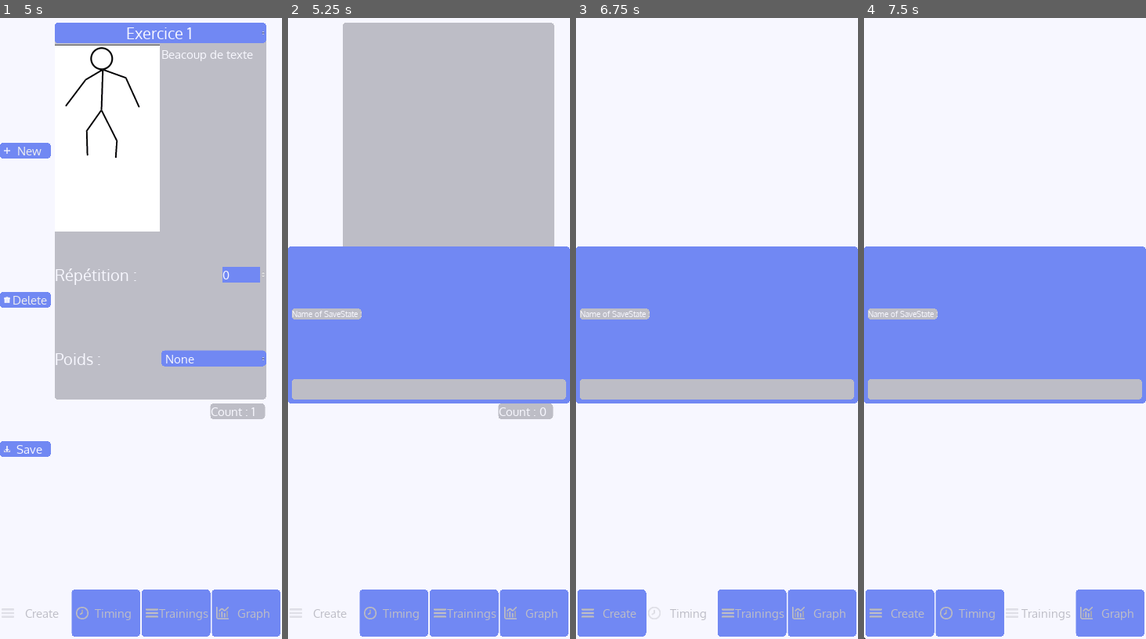
Above: before the commit, frames 1-4 (left to right).
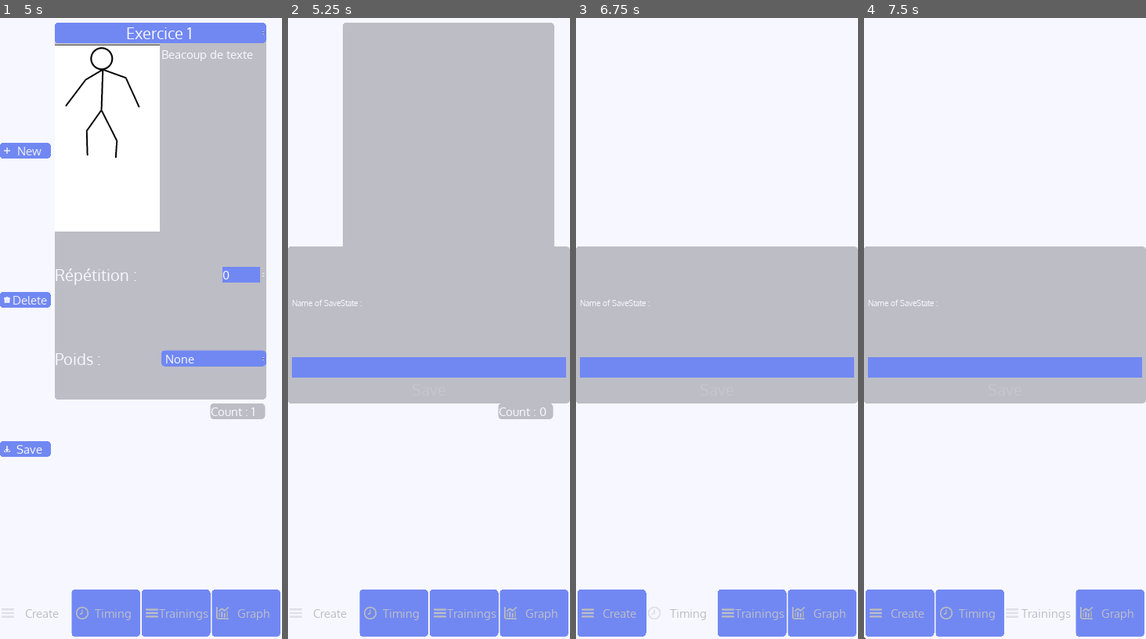
Above: after the commit, the same moments.

Repository: valexand-ulb/Muscle-App
Game: Godot game, scene res://Scenes/App.tscn
Two runs of this game, one before a commit and one after it. Both use one fixed random seed, a clock stepped at 60 frames per second and the inputs below.
Inputs:
- Up to frame 1 (5 s): click "Timing" at 0.5 s; click "Create" at 1.25 s; click "Trainings" at 2 s; click "Graph" at 2.75 s; click "Create" at 3.5 s; click "New" at 4.25 s
- Up to frame 2 (5.25 s): click "Save" at 5 s
- Up to frame 3 (6.75 s): click "New" at 5.75 s; click "Timing" at 6.5 s
- Up to frame 4 (7.5 s): click "Trainings" at 7.25 s

Frame 1 is identical in both runs. In frame 2, 19% of the frame differs, in the area x 0-100%, y 36-63%; in frame 3, 19%; in frame 4, 19%.

Commit message:
did some refactoring

Diff:
--- a/Scenes/Card.tscn
+++ b/Scenes/Card.tscn
@@ -11,6 +11,8 @@
 margin_bottom = 960.0
 rect_min_size = Vector2( 540, 960 )
 mouse_filter = 1
+size_flags_horizontal = 3
+size_flags_vertical = 3
 theme = ExtResource( 4 )
 script = ExtResource( 5 )
 
@@ -22,16 +24,16 @@
 
 [node name="Exercice" type="OptionButton" parent="MainBox"]
 margin_right = 540.0
-margin_bottom = 52.0
+margin_bottom = 12.0
 size_flags_horizontal = 3
 theme = ExtResource( 3 )
 text = "BlaBla"
 align = 1
 
 [node name="Description" type="HBoxContainer" parent="MainBox"]
-margin_top = 56.0
+margin_top = 16.0
 margin_right = 540.0
-margin_bottom = 532.0
+margin_bottom = 492.0
 
 [node name="Image" type="TextureRect" parent="MainBox/Description"]
 margin_right = 268.0
@@ -53,7 +55,7 @@
 readonly = true
 
 [node name="GridContainer" type="GridContainer" parent="MainBox"]
-margin_top = 536.0
+margin_top = 496.0
 margin_right = 540.0
 margin_bottom = 960.0
 size_flags_horizontal = 3
@@ -61,9 +63,9 @@
 columns = 2
 
 [node name="Repetition" type="Label" parent="MainBox/GridContainer"]
-margin_top = 79.0
+margin_top = 114.0
 margin_right = 268.0
-margin_bottom = 131.0
+margin_bottom = 116.0
 size_flags_horizontal = 3
 size_flags_vertical = 6
 theme = ExtResource( 3 )
@@ -71,16 +73,16 @@
 
 [node name="LineEditR" type="SpinBox" parent="MainBox/GridContainer"]
 margin_left = 440.0
-margin_top = 85.0
+margin_top = 95.0
 margin_right = 540.0
-margin_bottom = 124.0
+margin_bottom = 134.0
 size_flags_horizontal = 12
 size_flags_vertical = 4
 
 [node name="Poids" type="Label" parent="MainBox/GridContainer"]
-margin_top = 293.0
+margin_top = 348.0
 margin_right = 268.0
-margin_bottom = 345.0
+margin_bottom = 350.0
 size_flags_horizontal = 3
 size_flags_vertical = 6
 theme = ExtResource( 3 )
@@ -88,9 +90,9 @@
 
 [node name="OptionButtonW" type="OptionButton" parent="MainBox/GridContainer"]
 margin_left = 272.0
-margin_top = 299.0
+margin_top = 329.0
 margin_right = 540.0
-margin_bottom = 338.0
+margin_bottom = 368.0
 size_flags_horizontal = 3
 size_flags_vertical = 4
 
--- a/Scenes/PopUpSave.tscn
+++ b/Scenes/PopUpSave.tscn
@@ -1,6 +1,6 @@
 [gd_scene load_steps=5 format=2]
 
-[ext_resource path="res://textures/Themes/PopUpTheme.tres" type="Theme" id=1]
+[ext_resource path="res://Textures/Themes/PopUpTheme.tres" type="Theme" id=1]
 [ext_resource path="res://Textures/Fonts/Oxygen/Oxygen-Regular.ttf" type="DynamicFontData" id=2]
 [ext_resource path="res://Scripts/PopUpSave.gd" type="Script" id=3]
 
@@ -50,4 +50,4 @@
 margin_bottom = 180.0
 text = "Save"
 
-[connection signal="text_entered" from="MarginContainer/VBoxContainer/LineEdit" to="." method="_on_LineEdit_text_entered"]
+[connection signal="text_changed" from="MarginContainer/VBoxContainer/LineEdit" to="." method="_on_LineEdit_text_changed"]
--- a/Scripts/Card.gd
+++ b/Scripts/Card.gd
@@ -4,23 +4,22 @@
 var exercices = ["Exercice 1","Exercice 2","Exercice 3","Exercice 4"]
 var y_size : int  = get_rect().size.y
 
-# Declare member variables here. Examples:
-# var a = 2
-# var b = "text"
-
+onready var exercice_dropbox = get_node("MainBox/Exercice")
+onready var rep_line_edit = get_node("MainBox/GridContainer/LineEditR")
+onready var option_button_weight = get_node("MainBox/GridContainer/OptionButtonW")
 
 # Called when the node enters the scene tree for the first time.
 func _ready():
 	pass # Replace with function body.
 
 func get_exercice():
-	return $MainBox/Exercice.get_item_text($MainBox/Exercice.get_selected_id())
+	return exercice_dropbox.get_item_text(exercice_dropbox.get_selected_id())
 
 func get_rep():
-	return $MainBox/GridContainer/LineEditR.get_line_edit().get_text()
+	return rep_line_edit.get_line_edit().get_text()
 
 func get_weight():
-	return $MainBox/GridContainer/OptionButtonW.get_item_text($MainBox/GridContainer/OptionButtonW.get_selected_id())
+	return option_button_weight.get_item_text(option_button_weight.get_selected_id())
 
 func _add_dropdown_items_weight():
 	$MainBox/GridContainer/OptionButtonW.add_item("None")
--- a/Scripts/CardContainer.gd
+++ b/Scripts/CardContainer.gd
@@ -5,32 +5,53 @@
 var has_save_button : bool = 0
 var n_of_card  : int = 0
 
+# three buttons
+onready var delete_button = get_node("../../ButtonBox/Delete")
+onready var save_button = get_node("../../ButtonBox/Save")
+onready var new_button = get_node("../../ButtonBox/New")
+
+# popup window
+onready var popup_window = get_node("../../PopUpSave")
+
+# scroll container
+onready var scroll_container = get_node("..")
+
+# count label
+onready var count_label = get_node("../../CountLabel")
+
 func _fetch_and_save_all_data(save_name : String):
 	var save_dict : Dictionary = {}
+	var cards_dict : Dictionary = {}
+	var card_name : String = "card_"
+	var card_count : int = 0
+
 	for card in get_children():
-		save_dict[save_name] ={
-				"ex" : card.get_exercice(),
-				"rep": card.get_rep(),
-				"weight": card.get_weight()
-			}
+		cards_dict[card_name + str(card_count)] = {
+			"ex" : card.get_exercice(),
+			"rep": card.get_rep(),
+			"weight": card.get_weight()
+		}
+		card_count += 1
+
+	save_dict[save_name] ={
+			"card": cards_dict
+	}
 
 	var file = File.new()
-
+	print(save_dict)
 	if file.open(save_path, File.WRITE) == OK:
 		file.store_var(save_dict)
 		file.close()
 
-
-
 func _set_buttons_visible():
-	$"../../ButtonBox/Delete".visible=1
-	$"../../ButtonBox/Save".visible=1
+	delete_button.visible=1
+	save_button.visible=1
 	has_save_button = 1
 	has_del_button = 1
 
 func _set_buttons_invisible():
-	$"../../ButtonBox/Delete".visible=0
-	$"../../ButtonBox/Save".visible=0
+	delete_button.visible=0
+	save_button.visible=0
 	has_save_button = 0
 	has_del_button = 0
 
@@ -41,7 +62,7 @@
 
 func _modif_label_count():
 	# Modification du label
-	$"../../CountLabel".text = "Count : " + str(n_of_card)
+	count_label.text = "Count : " + str(n_of_card)
 
 func _on_New_pressed():
 	var CardScene = load("res://Scenes/Card.tscn")
@@ -56,9 +77,8 @@
 	_modif_label_count()
 
 func _on_Delete_pressed():
-	var scrollcont = $".."
 	var children_list = get_children()
-	var current_card : float = ceil((scrollcont.get_v_scroll() + (scrollcont.rect_size.y/2))/scrollcont.rect_size.y) - 1
+	var current_card : float = ceil((scroll_container.get_v_scroll() + (scroll_container.rect_size.y/2))/scroll_container.rect_size.y) - 1
 	if len(children_list) == 1:
 		_set_buttons_invisible()
 	children_list[current_card].free()
@@ -67,7 +87,7 @@
 	_modif_label_count()
 
 func _on_Save_pressed():
-	$"../../PopUpSave".visible = 1
+	popup_window.visible = 1
 	_fetch_and_save_all_data('test')
 
 	_delete_all_children()
@@ -82,7 +102,6 @@
 	if !has_del_button:
 		return
 
-	var scrollcont = $".."
-	var current_card : float = ceil((scrollcont.get_v_scroll() + (scrollcont.rect_size.y/2))/scrollcont.rect_size.y) - 1
+	var current_card : float = ceil((scroll_container.get_v_scroll() + (scroll_container.rect_size.y/2))/scroll_container.rect_size.y) - 1
 
-	scrollcont.set_v_scroll(scrollcont.rect_size.y * int(current_card))
+	scroll_container.set_v_scroll(scroll_container.rect_size.y * int(current_card))
--- a/Scripts/GUI.gd
+++ b/Scripts/GUI.gd
@@ -1,14 +1,23 @@
 extends Control
 
-onready var tab_container = $TabContainer
+# tabs & tab_container
+onready var tab_container = get_node("TabContainer")
+onready var create_tab = get_node("MarginContainer/HBoxContainer/Create")
+onready var timing_tab = get_node("MarginContainer/HBoxContainer/Timing")
+onready var trainings_tab = get_node("MarginContainer/HBoxContainer/Trainings")
+onready var graph_tab = get_node("MarginContainer/HBoxContainer/Graph")
+
+# buttons save & delete
+onready var delete_button = get_node("TabContainer/Create/ButtonBox/Delete")
+onready var save_button = get_node("TabContainer/Create/ButtonBox/Save")
 
 func _ready():
 	# bouton initials appuyé
-	$MarginContainer/HBoxContainer/Create.disabled = 1
+	create_tab.disabled = 1
 
 	# boutons invisibles
-	$TabContainer/Create/ButtonBox/Delete.visible = 0
-	$TabContainer/Create/ButtonBox/Save.visible = 0
+	delete_button.visible = 0
+	save_button.visible = 0
 
 func _enable_other_button(idx : int):
 	var button_names = ["Create", "Timing", "Trainings", "Graph"]
@@ -18,23 +27,23 @@
 
 func _on_Create_button_up():
 	tab_container.current_tab = 0
-	$MarginContainer/HBoxContainer/Create.disabled = 1
+	create_tab.disabled = 1
 	_enable_other_button(0)
 
 
 func _on_Timing_button_up():
 	tab_container.current_tab = 1
-	$MarginContainer/HBoxContainer/Timing.disabled = 1
+	timing_tab.disabled = 1
 	_enable_other_button(1)
 
 
 func _on_Trainings_button_up():
 	tab_container.current_tab = 2
-	$MarginContainer/HBoxContainer/Trainings.disabled = 1
+	trainings_tab.disabled = 1
 	_enable_other_button(2)
 
 
 func _on_Graph_button_up():
 	tab_container.current_tab = 3
-	$MarginContainer/HBoxContainer/Graph.disabled = 1
+	graph_tab.disabled = 1
 	_enable_other_button(3)
--- a/Scripts/PopUpSave.gd
+++ b/Scripts/PopUpSave.gd
@@ -10,12 +10,9 @@
 # Called when the node enters the scene tree for the first time.
 func _ready():
 	get_close_button().visible = 0
-	save_button.visible = 0
+	save_button.disabled = 1
 
-
-
-
-func _on_LineEdit_text_entered(new_text):
-	save_button.visible = 1
+func _on_LineEdit_text_changed(new_text):
+	save_button.disabled = 0
 	if ! new_text :
-		save_button.visible = 0
+		save_button.disabled= 1
--- /dev/null
+++ b/Textures/Themes/BottombuttonTheme.tres
@@ -0,0 +1,23 @@
+[gd_resource type="Theme" load_steps=6 format=2]
+
+[ext_resource path="res://Textures/Themes/StyleBoxes/bgblue728-ftwhiteF8-rc10.tres" type="StyleBox" id=1]
+[ext_resource path="res://Textures/Fonts/Oxygen/Oxygen-Regular.ttf" type="DynamicFontData" id=2]
+
+[sub_resource type="DynamicFont" id=1]
+size = 30
+font_data = ExtResource( 2 )
+
+[sub_resource type="StyleBoxEmpty" id=2]
+
+[sub_resource type="StyleBoxEmpty" id=3]
+
+[resource]
+Button/colors/font_color = Color( 0.745098, 0.745098, 0.780392, 1 )
+Button/colors/font_color_disabled = Color( 0.745098, 0.745098, 0.780392, 1 )
+Button/colors/font_color_hover = Color( 0.745098, 0.745098, 0.780392, 1 )
+Button/fonts/font = SubResource( 1 )
+Button/styles/disabled = SubResource( 2 )
+Button/styles/focus = SubResource( 3 )
+Button/styles/hover = ExtResource( 1 )
+Button/styles/normal = ExtResource( 1 )
+Button/styles/pressed = ExtResource( 1 )
--- /dev/null
+++ b/Textures/Themes/Fonts_Themes/Oxygen_Regular_30.tres
@@ -0,0 +1,10 @@
+[gd_resource type="Theme" load_steps=3 format=2]
+
+[ext_resource path="res://Textures/Fonts/Oxygen/Oxygen-Regular.ttf" type="DynamicFontData" id=1]
+
+[sub_resource type="DynamicFont" id=1]
+size = 30
+font_data = ExtResource( 1 )
+
+[resource]
+default_font = SubResource( 1 )
--- /dev/null
+++ b/Textures/Themes/Fonts_Themes/Oxygen_Regular_40.tres
@@ -0,0 +1,10 @@
+[gd_resource type="Theme" load_steps=3 format=2]
+
+[ext_resource path="res://Textures/Fonts/Oxygen/Oxygen-Regular.ttf" type="DynamicFontData" id=1]
+
+[sub_resource type="DynamicFont" id=1]
+size = 40
+font_data = ExtResource( 1 )
+
+[resource]
+default_font = SubResource( 1 )
--- /dev/null
+++ b/Textures/Themes/PanelTabTheme.tres
@@ -0,0 +1,148 @@
+[gd_resource type="Theme" load_steps=32 format=2]
+
+[ext_resource path="res://Textures/Fonts/Oxygen/Oxygen-Regular.ttf" type="DynamicFontData" id=1]
+[ext_resource path="res://Textures/Themes/StyleBoxes/bggreyBE-ftwhiteF8.tres" type="StyleBox" id=2]
+[ext_resource path="res://Textures/Themes/StyleBoxes/bggreyBE-ftwhiteF8-rc10.tres" type="StyleBox" id=3]
+[ext_resource path="res://Textures/Themes/StyleBoxes/bgblue728-ftwhiteF8.tres" type="StyleBox" id=4]
+[ext_resource path="res://Textures/Themes/StyleBoxes/bgblue728-ftwhiteF8-rc10.tres" type="StyleBox" id=5]
+[ext_resource path="res://Textures/Themes/StyleBoxes/bgblue728-ftwhiteF8-brc10.tres" type="StyleBox" id=6]
+
+[sub_resource type="DynamicFont" id=1]
+size = 30
+font_data = ExtResource( 1 )
+
+[sub_resource type="StyleBoxEmpty" id=29]
+
+[sub_resource type="StyleBoxEmpty" id=30]
+
+[sub_resource type="StyleBoxEmpty" id=25]
+
+[sub_resource type="StyleBoxEmpty" id=26]
+
+[sub_resource type="StyleBoxEmpty" id=27]
+
+[sub_resource type="StyleBoxEmpty" id=28]
+
+[sub_resource type="DynamicFont" id=17]
+size = 30
+font_data = ExtResource( 1 )
+
+[sub_resource type="StyleBoxFlat" id=16]
+bg_color = Color( 0.745098, 0.745098, 0.780392, 1 )
+corner_radius_top_left = 10
+corner_radius_top_right = 10
+corner_radius_bottom_right = 10
+corner_radius_bottom_left = 10
+
+[sub_resource type="DynamicFont" id=11]
+size = 30
+font_data = ExtResource( 1 )
+
+[sub_resource type="StyleBoxFlat" id=14]
+bg_color = Color( 0.447059, 0.537255, 0.956863, 1 )
+corner_radius_top_left = 10
+corner_radius_top_right = 10
+
+[sub_resource type="StyleBoxFlat" id=10]
+bg_color = Color( 0.972549, 0.972549, 1, 1 )
+
+[sub_resource type="DynamicFont" id=19]
+size = 20
+font_data = ExtResource( 1 )
+
+[sub_resource type="StyleBoxFlat" id=18]
+bg_color = Color( 0.6, 0.6, 0.6, 0 )
+
+[sub_resource type="DynamicFont" id=5]
+size = 30
+font_data = ExtResource( 1 )
+
+[sub_resource type="StyleBoxFlat" id=6]
+bg_color = Color( 0.972549, 0.972549, 1, 1 )
+corner_radius_bottom_left = 10
+shadow_size = 1
+shadow_offset = Vector2( 3, 3 )
+
+[sub_resource type="StyleBoxFlat" id=7]
+bg_color = Color( 0.447059, 0.537255, 0.956863, 1 )
+corner_radius_top_left = 10
+corner_radius_top_right = 10
+
+[sub_resource type="StyleBoxFlat" id=8]
+content_margin_bottom = 10.0
+bg_color = Color( 0.972549, 0.972549, 1, 1 )
+corner_radius_top_left = 10
+corner_radius_top_right = 10
+
+[sub_resource type="DynamicFont" id=15]
+size = 20
+font_data = ExtResource( 1 )
+
+[sub_resource type="StyleBoxEmpty" id=20]
+
+[sub_resource type="StyleBoxEmpty" id=21]
+
+[sub_resource type="StyleBoxEmpty" id=22]
+
+[sub_resource type="StyleBoxEmpty" id=23]
+
+[sub_resource type="StyleBoxEmpty" id=24]
+
+[sub_resource type="DynamicFont" id=31]
+size = 30
+font_data = ExtResource( 1 )
+
+[resource]
+Button/colors/font_color = Color( 0.972549, 0.972549, 1, 1 )
+Button/constants/hseparation = 0
+Button/fonts/font = SubResource( 1 )
+Button/styles/disabled = SubResource( 29 )
+Button/styles/focus = SubResource( 30 )
+Button/styles/hover = ExtResource( 5 )
+Button/styles/normal = ExtResource( 5 )
+Button/styles/pressed = ExtResource( 3 )
+HScrollBar/styles/grabber = SubResource( 25 )
+HScrollBar/styles/grabber_highlight = SubResource( 26 )
+HScrollBar/styles/grabber_pressed = SubResource( 27 )
+HScrollBar/styles/scroll = SubResource( 28 )
+HScrollBar/styles/scroll_focus = null
+Label/colors/font_color = Color( 0.972549, 0.972549, 1, 1 )
+Label/fonts/font = SubResource( 17 )
+Label/styles/normal = SubResource( 16 )
+LineEdit/colors/font_color = Color( 0.972549, 0.972549, 1, 1 )
+LineEdit/fonts/font = SubResource( 11 )
+LineEdit/styles/normal = ExtResource( 4 )
+OptionButton/colors/font_color = Color( 0.972549, 0.972549, 1, 1 )
+OptionButton/styles/pressed = SubResource( 14 )
+Panel/styles/panel = SubResource( 10 )
+PopupMenu/colors/font_color = Color( 0.972549, 0.972549, 1, 1 )
+PopupMenu/fonts/font = SubResource( 19 )
+PopupMenu/styles/hover = SubResource( 18 )
+PopupMenu/styles/panel = ExtResource( 6 )
+ScrollContainer/styles/bg = ExtResource( 2 )
+TabContainer/colors/font_color_bg = Color( 0.745098, 0.745098, 0.780392, 1 )
+TabContainer/colors/font_color_fg = Color( 0.447059, 0.537255, 0.956863, 1 )
+TabContainer/constants/hseparation = 0
+TabContainer/constants/side_margin = 0
+TabContainer/fonts/font = SubResource( 5 )
+TabContainer/icons/decrement = null
+TabContainer/icons/decrement_highlight = null
+TabContainer/icons/increment = null
+TabContainer/icons/increment_highlight = null
+TabContainer/icons/menu = null
+TabContainer/icons/menu_highlight = null
+TabContainer/styles/panel = SubResource( 6 )
+TabContainer/styles/tab_bg = SubResource( 7 )
+TabContainer/styles/tab_fg = SubResource( 8 )
+TextEdit/colors/font_color = Color( 0.972549, 0.972549, 1, 1 )
+TextEdit/colors/font_color_readonly = Color( 0.972549, 0.972549, 1, 1 )
+TextEdit/fonts/font = SubResource( 15 )
+TextEdit/styles/normal = ExtResource( 2 )
+TextEdit/styles/read_only = ExtResource( 2 )
+VScrollBar/styles/grabber = SubResource( 20 )
+VScrollBar/styles/grabber_highlight = SubResource( 21 )
+VScrollBar/styles/grabber_pressed = SubResource( 22 )
+VScrollBar/styles/scroll = SubResource( 23 )
+VScrollBar/styles/scroll_focus = SubResource( 24 )
+WindowDialog/fonts/title_font = SubResource( 31 )
+WindowDialog/styles/panel = ExtResource( 3 )
--- /dev/null
+++ b/Textures/Themes/PopUpTheme.tres
@@ -0,0 +1,30 @@
+[gd_resource type="Theme" load_steps=6 format=2]
+
+[ext_resource path="res://Textures/Fonts/Oxygen/Oxygen-Regular.ttf" type="DynamicFontData" id=1]
+
+[sub_resource type="DynamicFont" id=5]
+size = 40
+font_data = ExtResource( 1 )
+
+[sub_resource type="StyleBoxEmpty" id=6]
+
+[sub_resource type="DynamicFont" id=3]
+size = 40
+font_data = ExtResource( 1 )
+
+[sub_resource type="DynamicFont" id=4]
+size = 40
+font_data = ExtResource( 1 )
+
+[resource]
+Button/fonts/font = SubResource( 5 )
+Button/styles/focus = SubResource( 6 )
+Button/styles/hover = null
+Button/styles/normal = null
+Button/styles/pressed = null
+Label/fonts/font = SubResource( 3 )
+Label/styles/normal = null
+LineEdit/fonts/font = SubResource( 4 )
+LineEdit/styles/focus = null
+LineEdit/styles/normal = null
+WindowDialog/styles/panel = null
--- /dev/null
+++ b/Textures/Themes/StyleBoxes/bgblue728-ftwhiteF8-brc10.tres
@@ -0,0 +1,6 @@
+[gd_resource type="StyleBoxFlat" format=2]
+
+[resource]
+bg_color = Color( 0.447059, 0.537255, 0.956863, 1 )
+corner_radius_bottom_right = 10
+corner_radius_bottom_left = 10
--- /dev/null
+++ b/Textures/Themes/StyleBoxes/bgblue728-ftwhiteF8-rc10.tres
@@ -0,0 +1,10 @@
+[gd_resource type="StyleBoxFlat" format=2]
+
+[resource]
+content_margin_left = 10.0
+content_margin_right = 5.0
+bg_color = Color( 0.447059, 0.537255, 0.956863, 1 )
+corner_radius_top_left = 10
+corner_radius_top_right = 10
+corner_radius_bottom_right = 10
+corner_radius_bottom_left = 10
--- /dev/null
+++ b/Textures/Themes/StyleBoxes/bgblue728-ftwhiteF8.tres
@@ -0,0 +1,4 @@
+[gd_resource type="StyleBoxFlat" format=2]
+
+[resource]
+bg_color = Color( 0.447059, 0.537255, 0.956863, 1 )
--- /dev/null
+++ b/Textures/Themes/StyleBoxes/bggreyBE-ftwhiteF8-rc10.tres
@@ -0,0 +1,8 @@
+[gd_resource type="StyleBoxFlat" format=2]
+
+[resource]
+bg_color = Color( 0.745098, 0.745098, 0.780392, 1 )
+corner_radius_top_left = 10
+corner_radius_top_right = 10
+corner_radius_bottom_right = 10
+corner_radius_bottom_left = 10
--- /dev/null
+++ b/Textures/Themes/StyleBoxes/bggreyBE-ftwhiteF8.tres
@@ -0,0 +1,6 @@
+[gd_resource type="StyleBoxFlat" format=2]
+
+[resource]
+bg_color = Color( 0.745098, 0.745098, 0.780392, 1 )
+shadow_size = 6
+shadow_offset = Vector2( 1, 1 )
Binary file changed: Saves/save.dat
Not shown, added: Textures/Fonts/Oxygen/OFL.txt
Binary file added: Textures/Fonts/Oxygen/Oxygen-Bold.ttf
Binary file added: Textures/Fonts/Oxygen/Oxygen-Light.ttf
Binary file added: Textures/Fonts/Oxygen/Oxygen-Regular.ttf
Binary file added: Textures/Images/SmallIcons/download.png
Not shown, added: Textures/Images/SmallIcons/download.png.import
Binary file added: Textures/Images/SmallIcons/plus.png
Not shown, added: Textures/Images/SmallIcons/plus.png.import
Binary file added: Textures/Images/SmallIcons/trash.png
Not shown, added: Textures/Images/SmallIcons/trash.png.import
Binary file added: Textures/Images/TabsIcons/chart-histogram.png
(and 11 more such lines)
